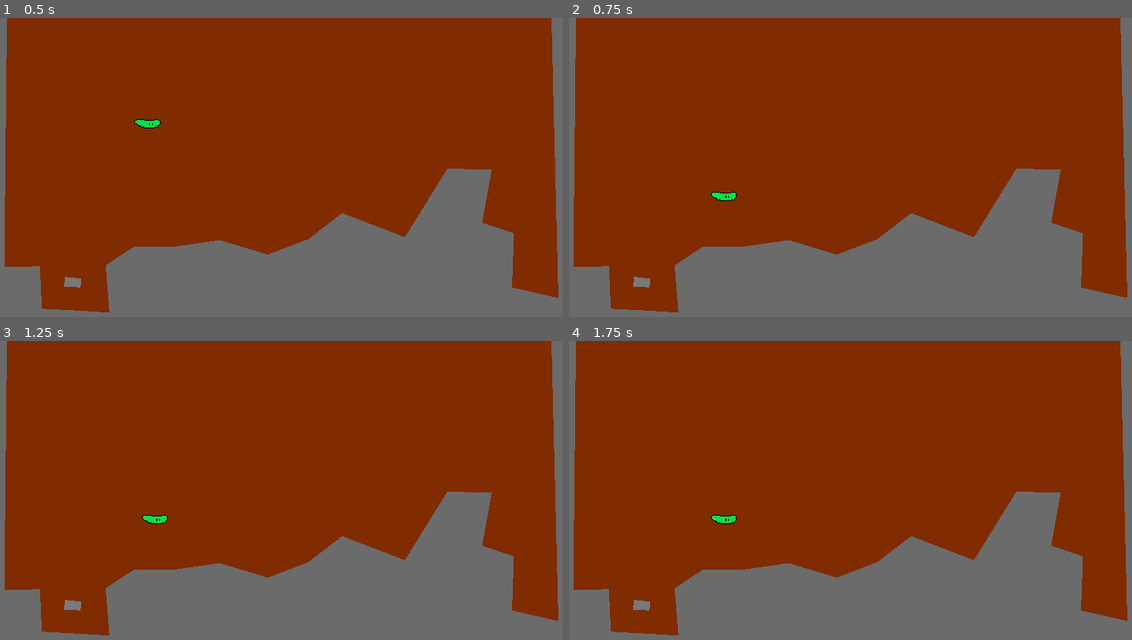
Above: before the commit, frames 1-4 (two rows, left to right).
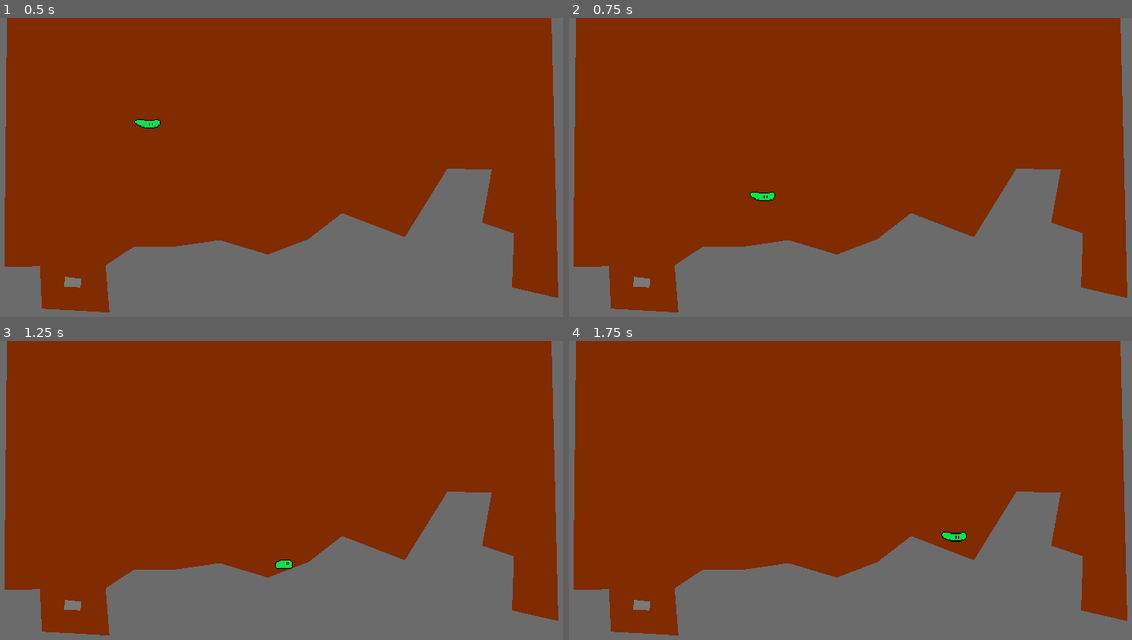
Above: after the commit, the same moments.

Repository: bruhmoment0987654321/TSSANDTLB_Godot
Game: Godot game, scene res://World/world.tscn
Two runs of this game, one before a commit and one after it. Both use one fixed random seed, a clock stepped at 60 frames per second and the inputs below.
Inputs:
- Up to frame 1 (0.5 s): no input
- Up to frame 2 (0.75 s): hold D (right) from 0.53 s (still down); tap K (dash) at 0.6 s
- Up to frame 3 (1.25 s): keep holding D (right); tap Space (jump) at 0.77 s
- Up to frame 4 (1.75 s): keep holding D (right); tap K (dash) at 1.35 s; tap Space (jump) at 1.52 s

Frame 1 is identical in both runs. In frame 2, 0.2% of the frame differs, in the area x 25-37%, y 58-62%; in frame 3, 0.2%; in frame 4, 0.2%, in the area x 25-71%, y 58-68%.

Commit message:
making the dash work, only need to have the dash reset

Diff:
--- a/Player/Slime_Player/Scenes/dash_sprite.tscn
+++ /dev/null
@@ -1,6 +0,0 @@
-[gd_scene load_steps=2 format=3 uid="uid://bdlmp03yrtltx"]
-
-[ext_resource type="Script" path="res://Player/Slime_Player/Scripts/dash_sprite.gd" id="1_wpas8"]
-
-[node name="DashSprite" type="Sprite2D"]
-script = ExtResource("1_wpas8")
--- a/Player/Slime_Player/Scenes/slime_player.tscn
+++ b/Player/Slime_Player/Scenes/slime_player.tscn
@@ -1,11 +1,10 @@
-[gd_scene load_steps=21 format=3 uid="uid://4umvkjl17kdk"]
+[gd_scene load_steps=17 format=3 uid="uid://4umvkjl17kdk"]
 
 [ext_resource type="Script" path="res://Player/Slime_Player/Scripts/slime_player.gd" id="1_7se2o"]
 [ext_resource type="Resource" uid="uid://2dgg01wvtvhj" path="res://Player/Slime_Player/DefaultSlimeMovementData.tres" id="2_jaxuj"]
 [ext_resource type="Texture2D" uid="uid://66i68cov4e38" path="res://Player/Slime_Player/Sprites/slime_jump.png" id="3_xi8ch"]
 [ext_resource type="Texture2D" uid="uid://byg2ymobjeml" path="res://Player/Slime_Player/Sprites/Slime_idle.png" id="4_10kr3"]
 [ext_resource type="Texture2D" uid="uid://demmqdy2lag6w" path="res://Player/Slime_Player/Sprites/slime_walk.png" id="5_yu2k6"]
-[ext_resource type="Texture2D" uid="uid://4atm2pp3n0hr" path="res://Player/Slime_Player/Sprites/dash_particle.png" id="6_mc444"]
 
 [sub_resource type="RectangleShape2D" id="RectangleShape2D_tptkg"]
 size = Vector2(14, 9)
@@ -96,26 +95,6 @@
 "speed": 7.0
 }]
 
-[sub_resource type="Curve" id="Curve_5cedb"]
-_data = [Vector2(0, 1), 0.0, 0.0, 0, 0, Vector2(1, 0), -3.07518, 0.0, 0, 0]
-point_count = 2
-
-[sub_resource type="CurveTexture" id="CurveTexture_pqrkf"]
-curve = SubResource("Curve_5cedb")
-
-[sub_resource type="ParticleProcessMaterial" id="ParticleProcessMaterial_av744"]
-particle_flag_disable_z = true
-emission_shape = 1
-emission_sphere_radius = 8.0
-direction = Vector3(0, 0, 0)
-spread = 180.0
-initial_velocity_min = 19.0
-initial_velocity_max = 19.0
-angular_velocity_min = 182.0
-angular_velocity_max = 182.0
-gravity = Vector3(0, 0, 0)
-scale_curve = SubResource("CurveTexture_pqrkf")
-
 [node name="Slime_player" type="CharacterBody2D"]
 floor_constant_speed = true
 floor_max_angle = 0.872665
@@ -138,9 +117,3 @@
 
 [node name="DashTimer" type="Timer" parent="."]
 one_shot = true
-
-[node name="DashParticles" type="GPUParticles2D" parent="."]
-emitting = false
-amount = 80
-process_material = SubResource("ParticleProcessMaterial_av744")
-texture = ExtResource("6_mc444")
--- a/Player/Slime_Player/Scripts/slime_player.gd
+++ b/Player/Slime_Player/Scripts/slime_player.gd
@@ -6,8 +6,6 @@
 @onready var animated_sprite_2d = $AnimatedSprite2D
 @onready var coyote_jump_timer = $CoyoteJumpTimer
 @onready var dash_timer = $DashTimer
-@onready var dash_particle = $DashParticles
-
 #slime player state
 enum STATE{NORMAL,DASH,DEAD}
 var player_state = STATE.NORMAL
@@ -16,27 +14,18 @@
 @export_group("Dashing")
 #having the player dash or not?
 @export var player_dash = true
-@export var dash_speed = 1000
-@export var dash_length = 0.2
+@export var dash_distance = 60
+@export var dash_time = 0.2
 @export var max_dash_amount = 2
-var dash_object = preload("res://Player/Slime_Player/Scenes/dash_sprite.tscn")
 var dash_amount = max_dash_amount
-var is_dashing = false #check if we are dashing
-var can_dash = true
 var dash_direction = Vector2() #get direciton we'll dash in
-
-func _ready():
-	dash_timer.timeout.connect(dash_timer_timeout)
-	pass
-
-func dash_timer_timeout():
-	is_dashing = false
+var dashsp = 0
 
 func _physics_process(delta):
 	if player_state == STATE.NORMAL:
 		apply_gravity(delta)
 		handle_jump()
-		start_dashing()
+		handle_dash()
 		var input_axis = Input.get_axis("left", "right")
 		handle_acceleration(input_axis,delta)
 		apply_friction(input_axis,delta)
@@ -49,7 +38,12 @@
 			coyote_jump_timer.start()
 
 	if player_state == STATE.DASH:
-		pass
+		if dash_timer.time_left > 0.0:
+			velocity = dash_direction*dashsp
+		else:
+			dash_amount -= 1
+			player_state = STATE.NORMAL
+		move_and_slide()
 
 func apply_gravity(delta):
 	if not is_on_floor():
@@ -63,13 +57,12 @@
 		if Input.is_action_just_released("jump") and velocity.y < movement_data.jump_velocity/3:
 			velocity.y = movement_data.jump_velocity/3
 
-func start_dashing():
-	if Input.is_action_just_pressed("dash") and can_dash and dash_amount > 0:
+func handle_dash():
+	if Input.is_action_just_pressed("dash") and dash_amount > 0:
+		dash_direction = get_dir_from_input()
+		dashsp = dash_distance/dash_time
+		dash_timer.start(dash_time)
 		player_state = STATE.DASH
-		dash_amount -= 1
-		is_dashing = true
-		dash_direction = get_direction_from_input()
-		dash_timer.start(dash_length)
 
 func handle_acceleration(input_axis,delta):
 	var _walk_multiplied = 1
@@ -88,6 +81,10 @@
 		velocity.x = move_toward(velocity.x,0,movement_data.air_resistance*delta)
 
 func update_animation(input_axis):
+	if dash_amount < 0:
+		animated_sprite_2d.modulate = Color(255,138,255)
+	else:
+		animated_sprite_2d.modulate= Color.WHITE
 	if input_axis :
 		animated_sprite_2d.flip_h = (input_axis < 0)
 		animated_sprite_2d.play("walk")
@@ -99,16 +96,16 @@
 		else:
 			animated_sprite_2d.play("fall")
 
-func get_direction_from_input():
+func get_dir_from_input():
 	var move_dir = Vector2()
-	move_dir.x = Input.get_action_strength("left")+Input.get_action_strength("right")
+	move_dir.x = Input.get_action_strength("right") - Input.get_action_strength("left")
 	move_dir.y = Input.get_action_strength("down") - Input.get_action_strength("up")
 
 	move_dir = move_dir.limit_length(1)
-	#check if no buttons are pressed... if they aren't, then you still get to move  :]  towards the position you're facing
+
 	if move_dir == Vector2(0,0):
 		if animated_sprite_2d.flip_h:
 			move_dir.x = -1
 		else:
-			move_dir = 1
-	return move_dir * dash_speed
+			move_dir.x = 1
+	return move_dir
